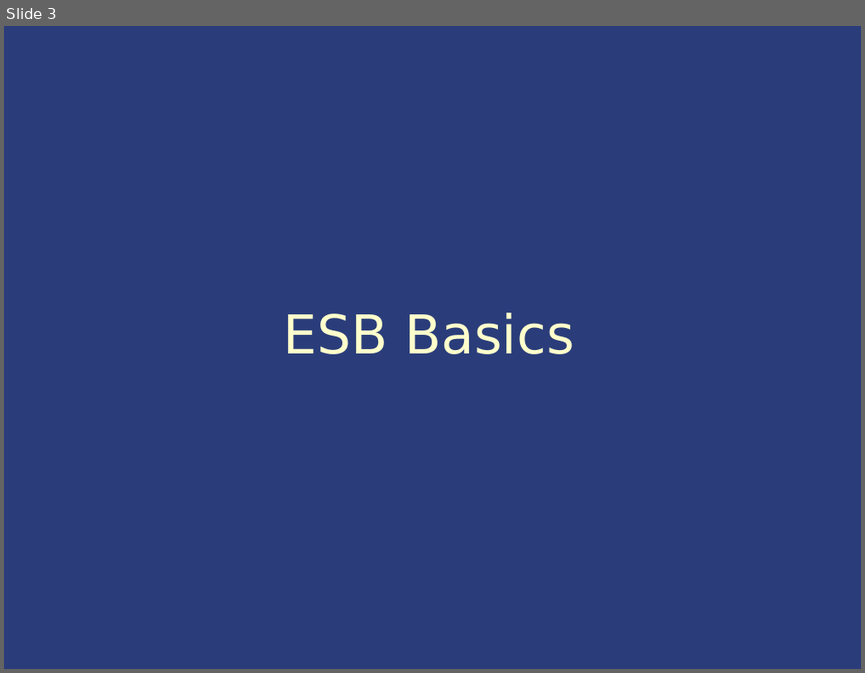
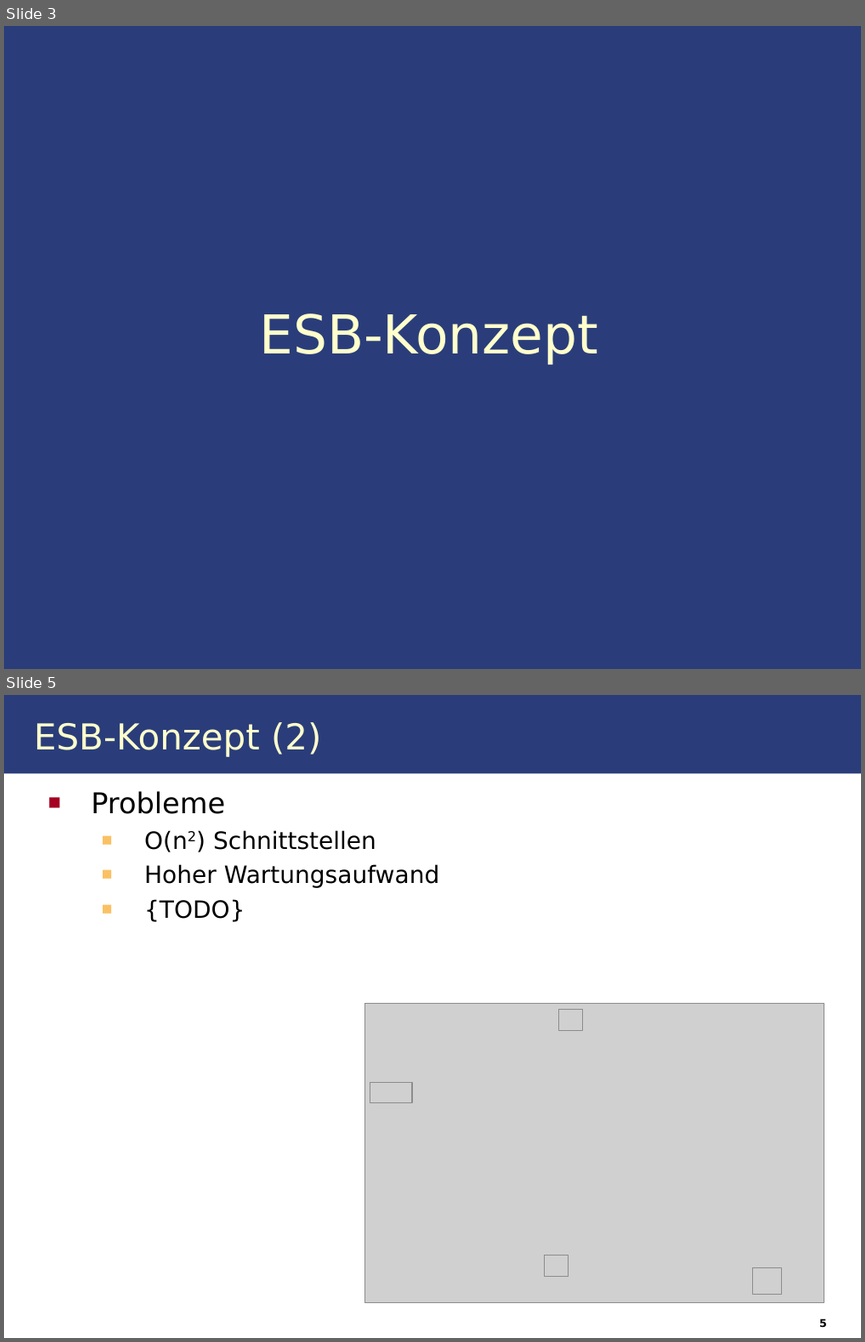
Before and after one commit to IAAS/decidr, a slide deck: seminars/dh/Enterprise Service Bus.ppt. Shown one above the other, each under a label of ours: slide 3 before the commit, slides 3 and 5 after it; the slides between them are not shown. The pictures are 865x673 and 865x1342 pixels, drawn with LibreOffice and Linux fonts; fonts in the diff are those of the drawing; grey boxes stand for pictures. Boxes give left, top, right and bottom in pixels: in the first picture for what was removed or moved away, otherwise in the second. Text is boxed around its words. In the diff, an @@ line names an element or a change of style, - is before the commit and + after.

```diff
--- a/seminars/dh/Enterprise Service Bus.ppt
+++ b/seminars/dh/Enterprise Service Bus.ppt
@@ slide 5 added at box(4, 695, 861, 1338), background #FFFFFF @@
@@ rectangle added at box(4, 695, 861, 774), fill #2A3D7A @@
@@ title added at box(34, 722, 321, 757), 30 pt, text #FFFFCC @@
+ESB-Konzept (2)
@@ text added at box(91, 791, 440, 922), 20 pt, text #000000 @@
+■ Probleme
+  ■ O(n2) Schnittstellen
+  ■ Hoher Wartungsaufwand
+  ■ {TODO}
@@ group added at box(364, 1003, 823, 1303): 5 pictures @@
@@ page number added at box(819, 1318, 827, 1327), 9 pt, text #000000, bold @@
+5
@@ slide 3 changed as well @@
@@ title at box(259, 313, 598, 364): text changed @@
-ESB Basics
+ESB-Konzept
```
Also in this commit, not shown: 2 other slides changed, 20 other slides added.
